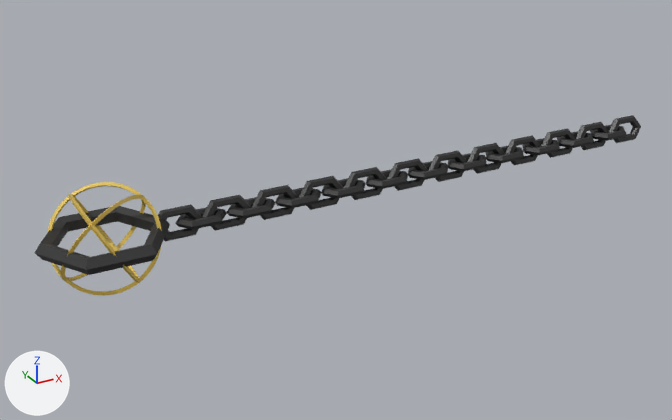
The Blender file Assets/AllPrefabs/FloatinIslands/KristallKette.blend as it was, and as the next commit left it.
Before and after are seen from a 50 mm camera at (-5.56, -23.21, 10.92) aimed at (7.43, 0.41, -0.89). Arrows for +X, +Y and +Z are at lower left; the lights stay in place.
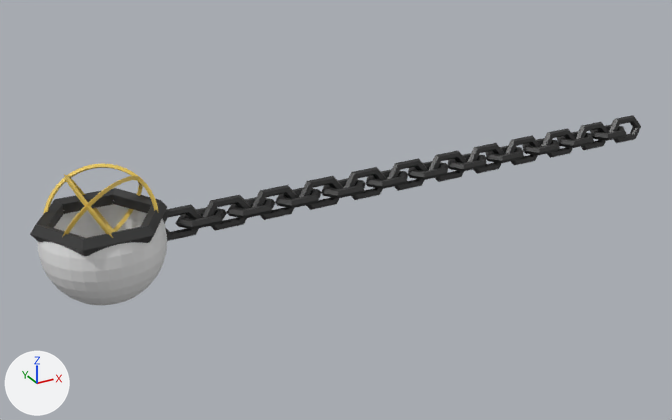
Commit message: Kristall verbessert

Edits to the bpy script that builds the scene:
```text
Add me_sphere_001:
    me_sphere_001.from_pydata(...)  # 674 vertices, 674 faces; spans x -1.0..1.0, y -1.0..1.0, z -1.0..0.37
Change ob_torus:
    ob_torus.location: (0.0, 0.0, 0.0) -> (-0.04, 0.0, 0.55)
Change ob_torus_027:
    ob_torus_027.location: (0.0, 0.0, 0.0) -> (-0.04, 0.0, 0.55)
Change ob_torus_025:
    ob_torus_025.location: (0.0, 0.0, 0.0) -> (-0.04, 0.0, 0.55)
Change ob_torus_026:
    ob_torus_026.location: (0.0, 0.0, 0.0) -> (-0.04, 0.0, 0.55)
Add ob_sphere_001:
    ob_sphere_001 = bpy.data.objects.new('Sphere.001', me_sphere_001)
    ob_sphere_001.location = (-0.04, 0.0, -0.11)
    ob_sphere_001.scale = (1.72, 1.72, 1.72)
```

Pixel boxes [x1, y1, x2, y2] of what changed, in the pictures (672 x 420 px):
'Sphere.001', added: after [38, 200, 167, 305]
'Torus', moved: before [35, 206, 170, 275]; after [30, 188, 167, 256]
'Torus.026', moved: before [48, 182, 162, 296]; after [43, 163, 159, 214]
'Torus.025', moved: before [61, 194, 146, 281]; after [62, 176, 143, 237]
'Torus.027', moved: before [68, 193, 139, 282]; after [64, 174, 115, 238]
